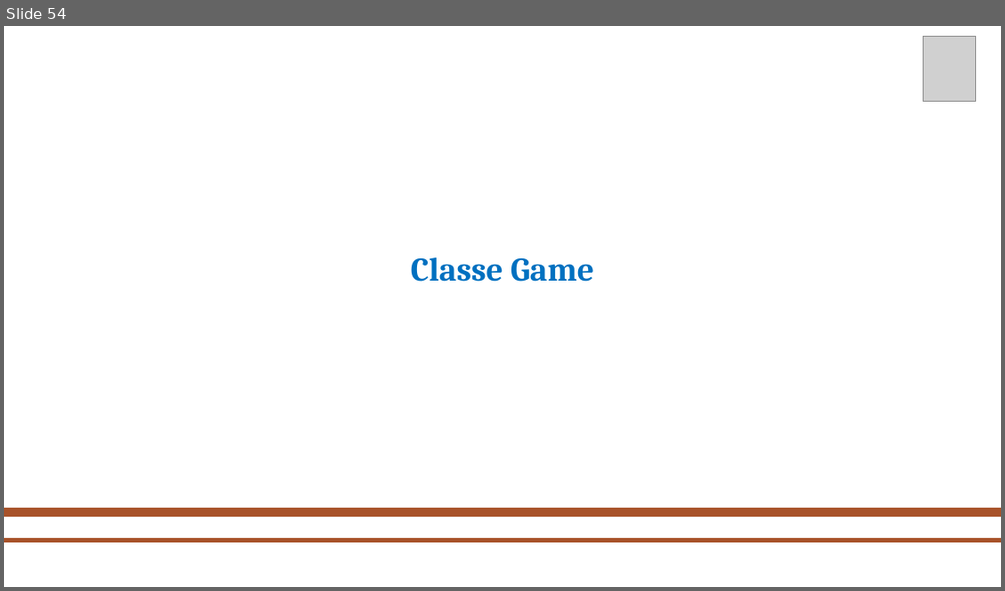
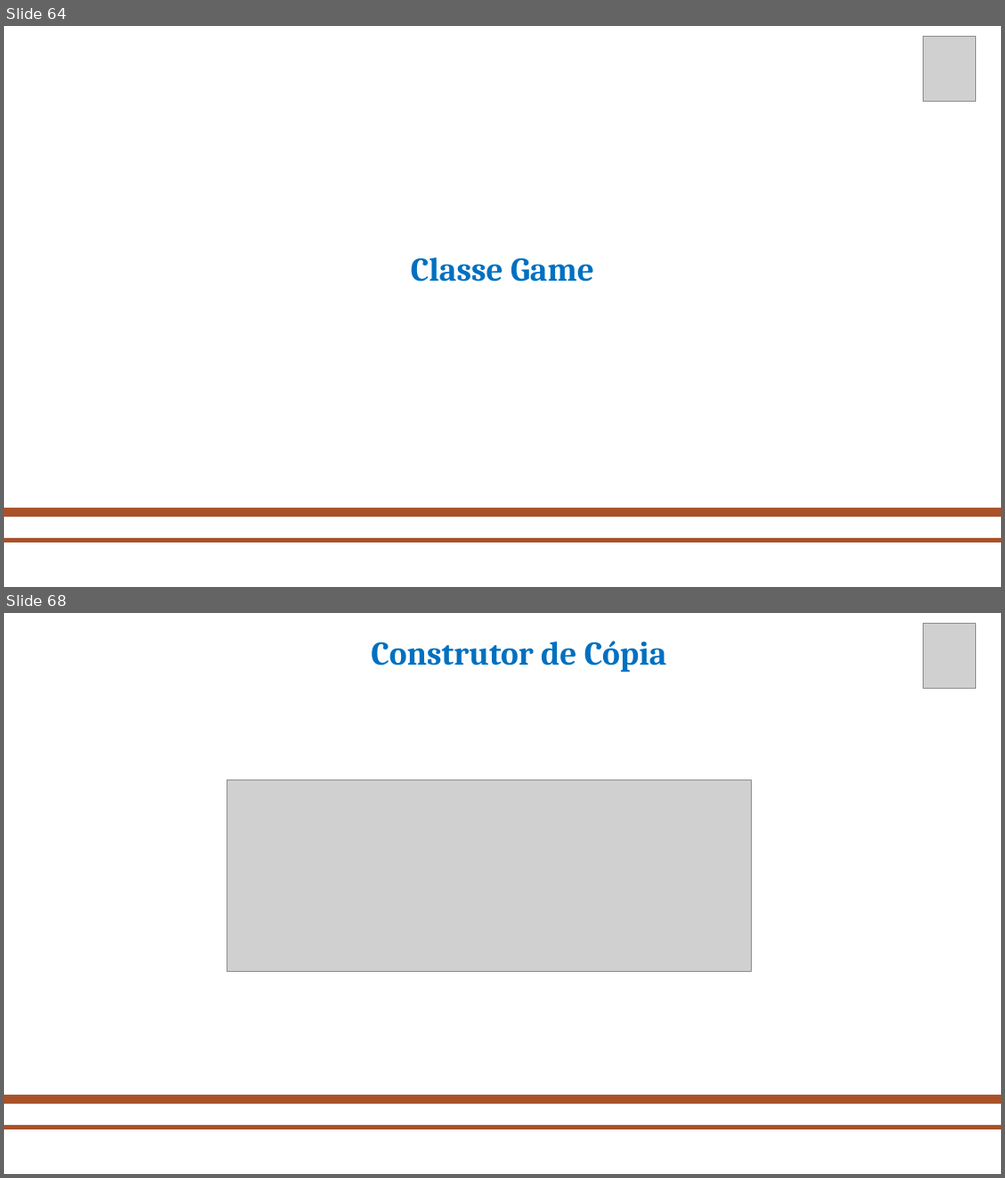
Before and after one commit to mahrcio/Console-Generico, a slide deck: apresentacaoFinal.pptx. Shown one above the other, each under a label of ours: slide 54 before the commit, slides 64 and 68 after it; the slides between them are not shown. The pictures are 1005x591 and 1005x1178 pixels, drawn with LibreOffice and Linux fonts; fonts in the diff are those of the drawing; grey boxes stand for pictures; background and template pictures are left out. Boxes give left, top, right and bottom in pixels: in the first picture for what was removed or moved away, otherwise in the second. Text is boxed around its words. In the diff, an @@ line names an element or a change of style, - is before the commit and + after.

```diff
--- a/apresentacaoFinal.pptx
+++ b/apresentacaoFinal.pptx
@@ slide 68 added at box(4, 613, 1001, 1174), background picture (left out); not listed: 2 template elements that a slide beside it also shows @@
@@ picture added at box(923, 623, 975, 689) @@
@@ text added at box(371, 641, 667, 672), 32 pt, text #0070C0, bold @@
+Construtor de Cópia
@@ picture added at box(227, 780, 752, 972) @@
@@ what was slide 54 is now slide 64 @@
```
Also in this commit, not shown: 8 slides changed, 19 other slides added, 1 slide removed.
